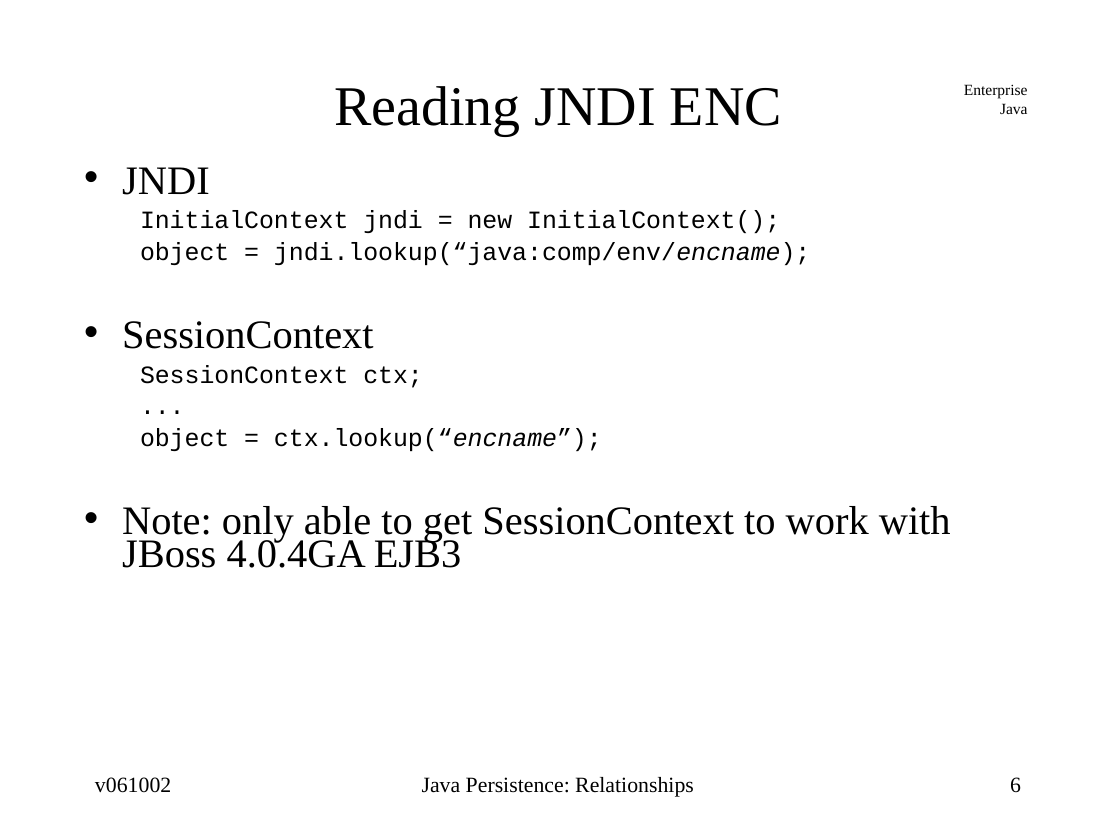
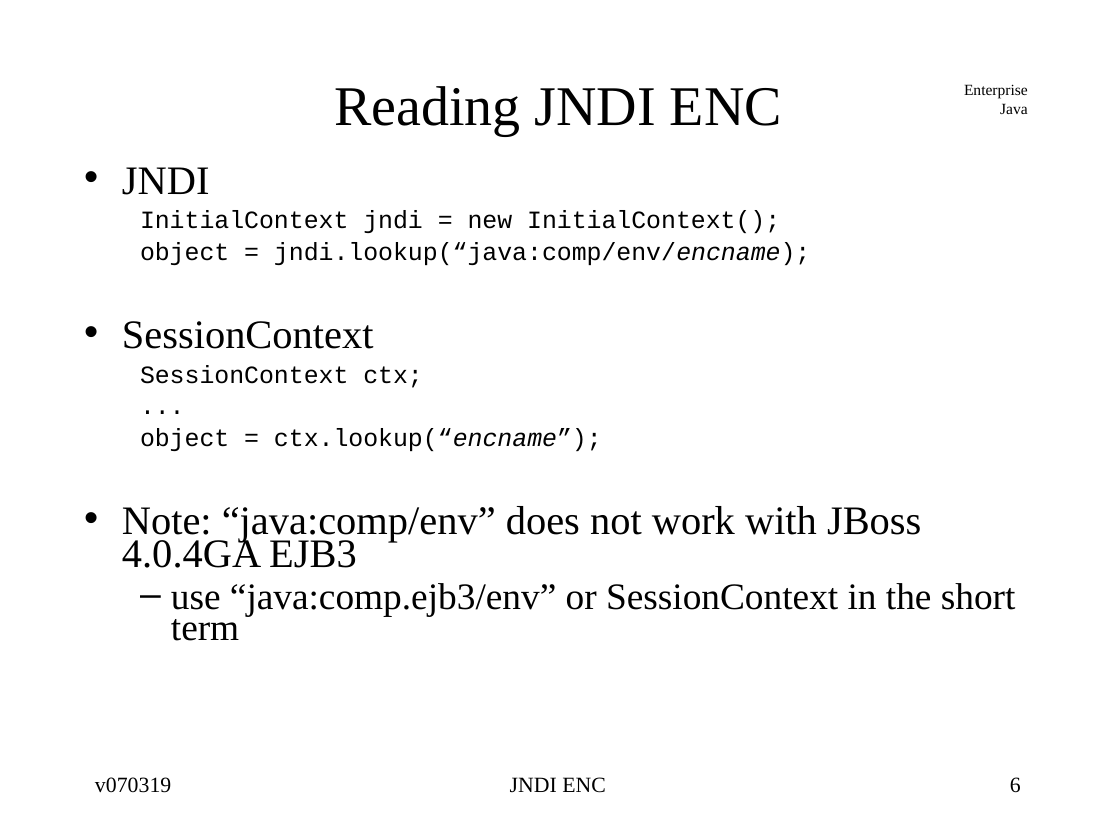
Before and after one commit to jcstaff/ejava-javaee, a slide deck: slide 6 of jndiDemo/src/site/resources/lectures/jndiENC.ppt. Drawn at 1120x840 pixels with LibreOffice and Linux fonts; fonts in the diff are those of the drawing. Boxes give left, top, right and bottom in pixels: in the first picture for what was removed or moved away, otherwise in the second. Text is boxed around its words. In the diff, an @@ line names an element or a change of style, - is before the commit and + after.

```diff
--- a/jndiDemo/src/site/resources/lectures/jndiENC.ppt
+++ b/jndiDemo/src/site/resources/lectures/jndiENC.ppt
@@ text at bbox=[122, 506, 1016, 641]: text changed; size 26 to 24 pt @@
-• Note: only able to get SessionContext to work with JBoss 4.0.4GA EJB3
+• Note: “java:comp/env” does not work with JBoss 4.0.4GA EJB3
+  – use “java:comp.ejb3/env” or SessionContext in the short term
@@ text at bbox=[95, 777, 171, 793]: text changed @@
-v061002
+v070319
@@ text at bbox=[510, 777, 606, 793]: text changed @@
-Java Persistence: Relationships
+JNDI ENC
```
Also in this commit, not shown: 15 other slides changed, 31 other files.
